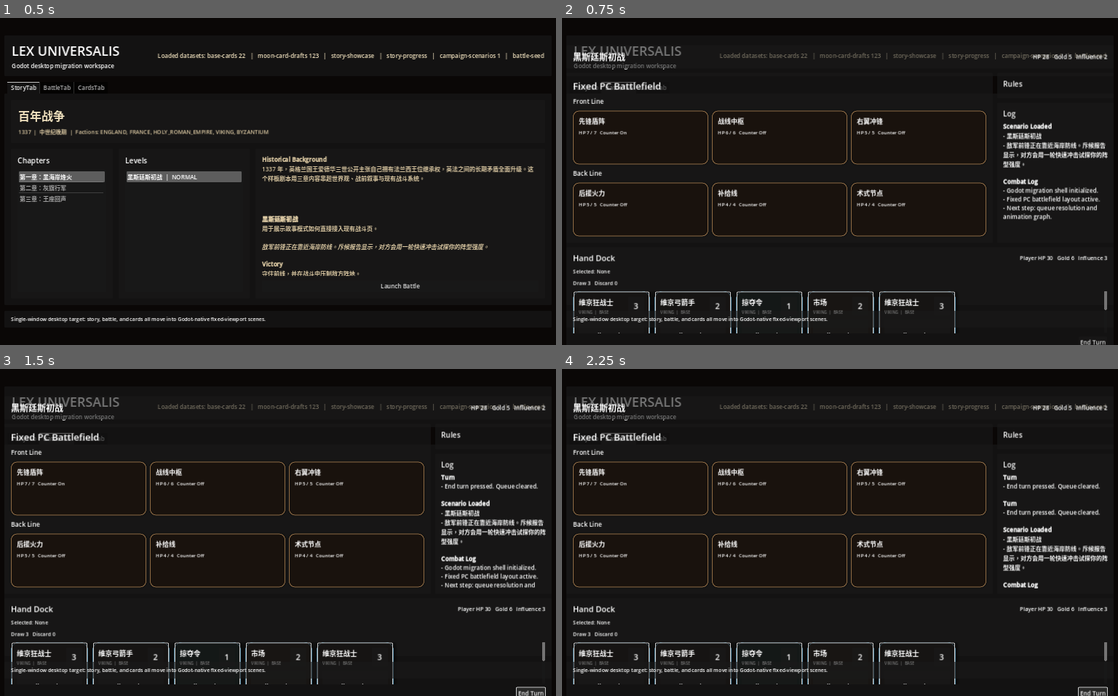
Above: before the commit, frames 1-4 (two rows, left to right).
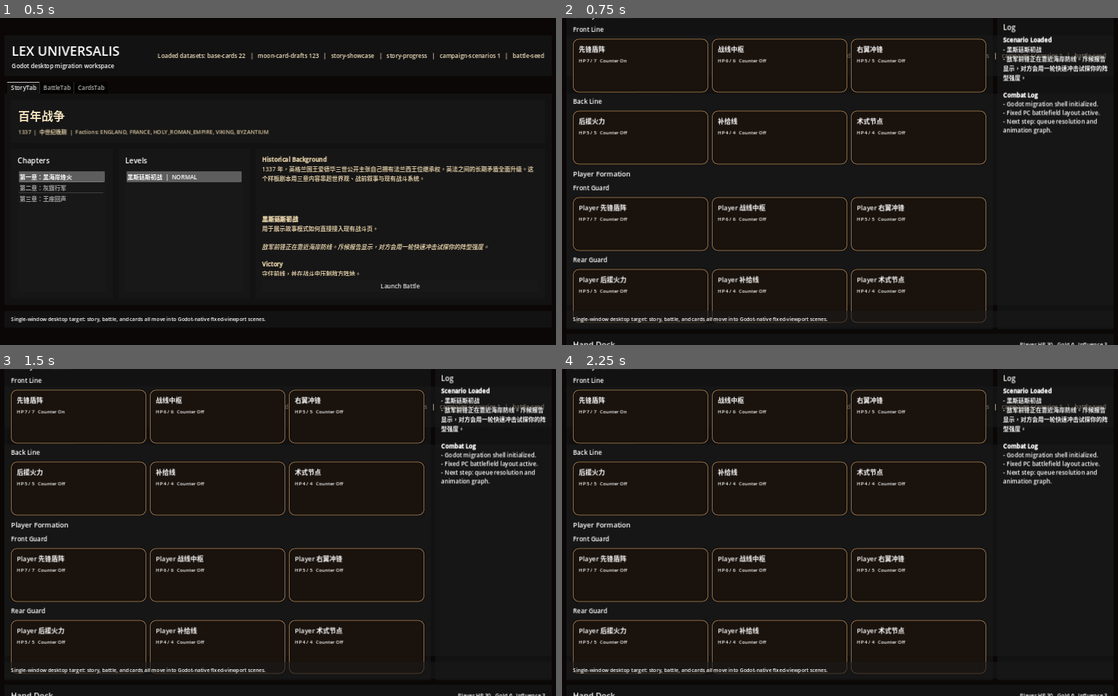
Above: after the commit, the same moments.

Repository: emptyinkpot/Lex-Universalis
Game: Godot game, scene res://scenes/Main.tscn
Two runs of this game, one before a commit and one after it. Both use one fixed random seed, a clock stepped at 60 frames per second and the inputs below.
Inputs (mouse positions are in pixels of both pictures, inside the frame that each line leads up to):
- Up to frame 1 (0.5 s): no input
- Up to frame 2 (0.75 s): click "Launch Battle" at 0.5 s
- Up to frame 3 (1.5 s): click (528, 692) at 1.25 s, where only the run before the commit has a clickable "End Turn"
- Up to frame 4 (2.25 s): click (1090, 692) at 2 s, where only the run before the commit has a clickable "End Turn"

Frame 1 is identical in both runs. In frame 2, 11% of the frame differs, in the area x 1-99%, y 0-100%; in frame 3, 12%; in frame 4, 11%.

Commit message:
feat: add godot drag targeting and mirrored battlefield

Diff:
--- a/godot/scenes/battle/BattleScene.tscn
+++ b/godot/scenes/battle/BattleScene.tscn
@@ -79,6 +79,11 @@
 text = "Fixed PC Battlefield"
 theme_override_font_sizes/font_size = 26
 
+[node name="EnemySectionLabel" type="Label" parent="Root/Stage/Battlefield/Padding/Body"]
+layout_mode = 2
+text = "Enemy Formation"
+theme_override_font_sizes/font_size = 19
+
 [node name="FrontLabel" type="Label" parent="Root/Stage/Battlefield/Padding/Body"]
 layout_mode = 2
 text = "Front Line"
@@ -87,6 +92,11 @@
 [node name="FrontRow" type="HBoxContainer" parent="Root/Stage/Battlefield/Padding/Body"]
 layout_mode = 2
 theme_override_constants/separation = 10
+visible = false
+
+[node name="EnemyFrontRow" type="HBoxContainer" parent="Root/Stage/Battlefield/Padding/Body"]
+layout_mode = 2
+theme_override_constants/separation = 10
 
 [node name="BackLabel" type="Label" parent="Root/Stage/Battlefield/Padding/Body"]
 layout_mode = 2
@@ -94,6 +104,34 @@
 theme_override_font_sizes/font_size = 17
 
 [node name="BackRow" type="HBoxContainer" parent="Root/Stage/Battlefield/Padding/Body"]
+layout_mode = 2
+theme_override_constants/separation = 10
+visible = false
+
+[node name="EnemyBackRow" type="HBoxContainer" parent="Root/Stage/Battlefield/Padding/Body"]
+layout_mode = 2
+theme_override_constants/separation = 10
+
+[node name="PlayerSectionLabel" type="Label" parent="Root/Stage/Battlefield/Padding/Body"]
+layout_mode = 2
+text = "Player Formation"
+theme_override_font_sizes/font_size = 19
+
+[node name="PlayerFrontLabel" type="Label" parent="Root/Stage/Battlefield/Padding/Body"]
+layout_mode = 2
+text = "Front Guard"
+theme_override_font_sizes/font_size = 17
+
+[node name="PlayerFrontRow" type="HBoxContainer" parent="Root/Stage/Battlefield/Padding/Body"]
+layout_mode = 2
+theme_override_constants/separation = 10
+
+[node name="PlayerBackLabel" type="Label" parent="Root/Stage/Battlefield/Padding/Body"]
+layout_mode = 2
+text = "Rear Guard"
+theme_override_font_sizes/font_size = 17
+
+[node name="PlayerBackRow" type="HBoxContainer" parent="Root/Stage/Battlefield/Padding/Body"]
 layout_mode = 2
 theme_override_constants/separation = 10
 
--- a/godot/scripts/battle_scene.gd
+++ b/godot/scripts/battle_scene.gd
@@ -11,7 +11,9 @@
 var hand_cards: Array = []
 var discard_pile: Array = []
 var battle_slots: Array = []
+var player_slots: Array = []
 var selected_hand_index := -1
+var dragged_hand_index := -1
 var is_resolving := false
 var player_state: Dictionary = {}
 var enemy_state: Dictionary = {}
@@ -23,6 +25,10 @@
 @onready var enemy_stats: Label = get_node("Root/TopBar/TopPadding/TopRow/EnemyStats")
 @onready var rules_label: RichTextLabel = get_node("Root/Stage/SideRail/RulesPanel/Padding/Body/RulesText")
 @onready var log_label: RichTextLabel = get_node("Root/Stage/SideRail/LogPanel/Padding/Body/LogText")
+@onready var enemy_front_row: HBoxContainer = get_node("Root/Stage/Battlefield/Padding/Body/EnemyFrontRow")
+@onready var enemy_back_row: HBoxContainer = get_node("Root/Stage/Battlefield/Padding/Body/EnemyBackRow")
+@onready var player_front_row: HBoxContainer = get_node("Root/Stage/Battlefield/Padding/Body/PlayerFrontRow")
+@onready var player_back_row: HBoxContainer = get_node("Root/Stage/Battlefield/Padding/Body/PlayerBackRow")
 @onready var front_row: HBoxContainer = get_node("Root/Stage/Battlefield/Padding/Body/FrontRow")
 @onready var back_row: HBoxContainer = get_node("Root/Stage/Battlefield/Padding/Body/BackRow")
 @onready var hand_row: HBoxContainer = get_node("Root/BottomDock/DockPadding/DockBody/HandScroll/HandRow")
@@ -36,7 +42,7 @@
 	data_loader = DATA_LOADER.new()
 	battle_seed_template = data_loader.load_battle_seed()
 	base_cards = data_loader.load_base_cards()
-	rules_label.text = "[b]Battle Rules[/b]\n- Click a hand card to arm it.\n- Click a front or back slot to resolve damage.\n- Counter slots reduce incoming damage once.\n- After playing a card, it moves to discard and a new card is drawn."
+	rules_label.text = "[b]Battle Rules[/b]\n- Click or drag a hand card to arm it.\n- Release over an enemy slot to resolve damage.\n- Counter slots reduce incoming damage once.\n- After playing a card, it moves to discard and a new card is drawn."
 	end_turn_button.pressed.connect(_on_end_turn_pressed)
 	_reset_battle_state()
 
@@ -44,7 +50,7 @@
 	active_level = level_data.duplicate(true)
 	var enemy_faction := str(active_level.get("enemyFaction", "ENGLAND"))
 	_reset_battle_state(_build_level_deck(enemy_faction))
-	rules_label.text = "[b]Battle Rules[/b]\n- Click a hand card to arm it.\n- Click a front or back slot to resolve damage.\n- Counter slots reduce incoming damage once.\n- After playing a card, it moves to discard and a new card is drawn.\n\n[b]Scenario[/b]\nEnemy faction: %s" % enemy_faction
+	rules_label.text = "[b]Battle Rules[/b]\n- Click or drag a hand card to arm it.\n- Release over an enemy slot to resolve damage.\n- Counter slots reduce incoming damage once.\n- After playing a card, it moves to discard and a new card is drawn.\n\n[b]Scenario[/b]\nEnemy faction: %s" % enemy_faction
 	log_label.text = "[b]Scenario Loaded[/b]\n- %s\n- %s\n\n%s" % [
 		str(active_level.get("name", "Scenario Battle")),
 		str(active_level.get("storyText", "")),
@@ -71,20 +77,27 @@
 
 func _render_slots() -> void:
 	rendered_slot_nodes.clear()
-	_render_slot_row(front_row, "front")
-	_render_slot_row(back_row, "back")
-
-func _render_slot_row(row_node: HBoxContainer, row_name: String) -> void:
+	_render_slot_row(enemy_front_row, battle_slots, "front", false)
+	_render_slot_row(enemy_back_row, battle_slots, "back", false)
+	_render_slot_row(player_front_row, player_slots, "front", true)
+	_render_slot_row(player_back_row, player_slots, "back", true)
+	if is_instance_valid(front_row):
+		front_row.visible = false
+	if is_instance_valid(back_row):
+		back_row.visible = false
+
+func _render_slot_row(row_node: HBoxContainer, slots: Array, row_name: String, is_player_side: bool) -> void:
 	for child in row_node.get_children():
 		child.queue_free()
-	for slot in battle_slots:
+	for slot in slots:
 		if str(slot.get("row", "")) != row_name:
 			continue
 		if bool(slot.get("collapsed", false)):
 			continue
 		var slot_node := BATTLE_SLOT_SCENE.instantiate()
-		slot_node.call("setup", slot, selected_hand_index >= 0)
-		slot_node.slot_pressed.connect(_on_slot_pressed)
+		slot_node.call("setup", slot, selected_hand_index >= 0 and not is_player_side)
+		if not is_player_side:
+			slot_node.slot_pressed.connect(_on_slot_pressed)
 		row_node.add_child(slot_node)
 		rendered_slot_nodes[str(slot.get("id", ""))] = slot_node
 
@@ -100,6 +113,9 @@
 		card_node.call("setup", card)
 		card_node.call("set_selected", index == selected_hand_index)
 		card_node.card_pressed.connect(_on_card_pressed.bind(index))
+		card_node.drag_started.connect(_on_card_drag_started.bind(index))
+		card_node.drag_moved.connect(_on_card_drag_moved.bind(index))
+		card_node.drag_ended.connect(_on_card_drag_ended.bind(index))
 		hand_row.add_child(card_node)
 		rendered_hand_nodes.append(card_node)
 
@@ -117,6 +133,7 @@
 	if selected_hand_index < 0 or is_resolving:
 		_append_log("Battle", "Select a card first.")
 		return
+	_clear_drag_target_highlight()
 	is_resolving = true
 	var slot_index := _find_slot_index(slot_id)
 	if slot_index < 0:
@@ -147,6 +164,24 @@
 	_render_all()
 	is_resolving = false
 
+func _on_card_drag_started(_card_data: Dictionary, index: int) -> void:
+	dragged_hand_index = index
+	if selected_hand_index != index:
+		selected_hand_index = index
+	_render_all()
+
+func _on_card_drag_moved(_card_data: Dictionary, global_position: Vector2, _index: int) -> void:
+	_update_drag_target_highlight(global_position)
+
+func _on_card_drag_ended(_card_data: Dictionary, global_position: Vector2, index: int) -> void:
+	var slot_id := _find_slot_under_pointer(global_position)
+	dragged_hand_index = -1
+	_clear_drag_target_highlight()
+	if slot_id.is_empty():
+		return
+	selected_hand_index = index
+	_on_slot_pressed(slot_id)
+
 func _on_end_turn_pressed() -> void:
 	selected_hand_index = -1
 	_append_log("Turn", "End turn pressed. Queue cleared.")
@@ -198,10 +233,12 @@
 	hand_cards.clear()
 	discard_pile.clear()
 	selected_hand_index = -1
+	dragged_hand_index = -1
 	is_resolving = false
 	player_state = battle_seed_template.get("player", {}).duplicate(true)
 	enemy_state = battle_seed_template.get("enemy", {}).duplicate(true)
 	battle_slots = battle_seed_template.get("slots", []).duplicate(true)
+	player_slots = _build_player_slots(battle_slots)
 	if active_level.is_empty():
 		log_label.text = "[b]Combat Log[/b]\n- Godot migration shell initialized.\n- Fixed PC battlefield layout active.\n- Next step: queue resolution and animation graph."
 	for _index in range(int(player_state.get("handSize", 5))):
@@ -222,6 +259,42 @@
 
 func _normalize_faction(faction: String) -> String:
 	return "HRE" if faction == "HOLY_ROMAN_EMPIRE" else faction
+
+func _build_player_slots(enemy_slots: Array) -> Array:
+	var mirrored: Array = []
+	for slot in enemy_slots:
+		var source := (slot as Dictionary).duplicate(true)
+		source["id"] = "player_%s" % str(source.get("id", "slot"))
+		source["title"] = "Player %s" % str(source.get("title", "Slot"))
+		source["counterArmed"] = false
+		source["collapsed"] = false
+		mirrored.append(source)
+	return mirrored
+
+func _find_slot_under_pointer(global_position: Vector2) -> String:
+	for slot_id in rendered_slot_nodes.keys():
+		if str(slot_id).begins_with("player_"):
+			continue
+		var slot_node := rendered_slot_nodes[slot_id] as Control
+		if slot_node == null:
+			continue
+		var rect := Rect2(slot_node.global_position, slot_node.size)
+		if rect.has_point(global_position):
+			return str(slot_id)
+	return ""
+
+func _update_drag_target_highlight(global_position: Vector2) -> void:
+	var hovered_slot_id := _find_slot_under_pointer(global_position)
+	for slot_id in rendered_slot_nodes.keys():
+		var slot_node = rendered_slot_nodes[slot_id]
+		if slot_node != null and slot_node.has_method("set_drag_highlight"):
+			slot_node.call("set_drag_highlight", str(slot_id) == hovered_slot_id)
+
+func _clear_drag_target_highlight() -> void:
+	for slot_id in rendered_slot_nodes.keys():
+		var slot_node = rendered_slot_nodes[slot_id]
+		if slot_node != null and slot_node.has_method("set_drag_highlight"):
+			slot_node.call("set_drag_highlight", false)
 
 func _spawn_damage_text(target_node: Control, amount: int, counter: bool) -> void:
 	if target_node == null:
--- a/godot/scripts/battle_slot.gd
+++ b/godot/scripts/battle_slot.gd
@@ -47,6 +47,10 @@
 	is_hovered = false
 	_apply_style(is_armed)
 
+func set_drag_highlight(active: bool) -> void:
+	is_hovered = active
+	_apply_style(is_armed)
+
 func _apply_style(armed: bool) -> void:
 	var style := StyleBoxFlat.new()
 	style.bg_color = Color("19120d")
--- a/godot/scripts/card_node.gd
+++ b/godot/scripts/card_node.gd
@@ -1,9 +1,13 @@
 extends PanelContainer
 
 signal card_pressed(card_data: Dictionary)
+signal drag_started(card_data: Dictionary)
+signal drag_moved(card_data: Dictionary, global_position: Vector2)
+signal drag_ended(card_data: Dictionary, global_position: Vector2)
 
 var card_data: Dictionary = {}
 var is_selected := false
+var is_dragging := false
 var base_position := Vector2.ZERO
 
 func _ready() -> void:
@@ -65,8 +69,17 @@
 		frame.add_theme_stylebox_override("panel", duplicated)
 
 func _on_gui_input(event: InputEvent) -> void:
-	if event is InputEventMouseButton and event.button_index == MOUSE_BUTTON_LEFT and event.pressed:
-		card_pressed.emit(card_data)
+	if event is InputEventMouseButton and event.button_index == MOUSE_BUTTON_LEFT:
+		if event.pressed:
+			is_dragging = true
+			card_pressed.emit(card_data)
+			drag_started.emit(card_data)
+		else:
+			if is_dragging:
+				drag_ended.emit(card_data, get_global_mouse_position())
+			is_dragging = false
+	elif event is InputEventMouseMotion and is_dragging:
+		drag_moved.emit(card_data, get_global_mouse_position())
 
 func _on_mouse_entered() -> void:
 	var target_position := base_position + Vector2(0, -18 if not is_selected else -28)
